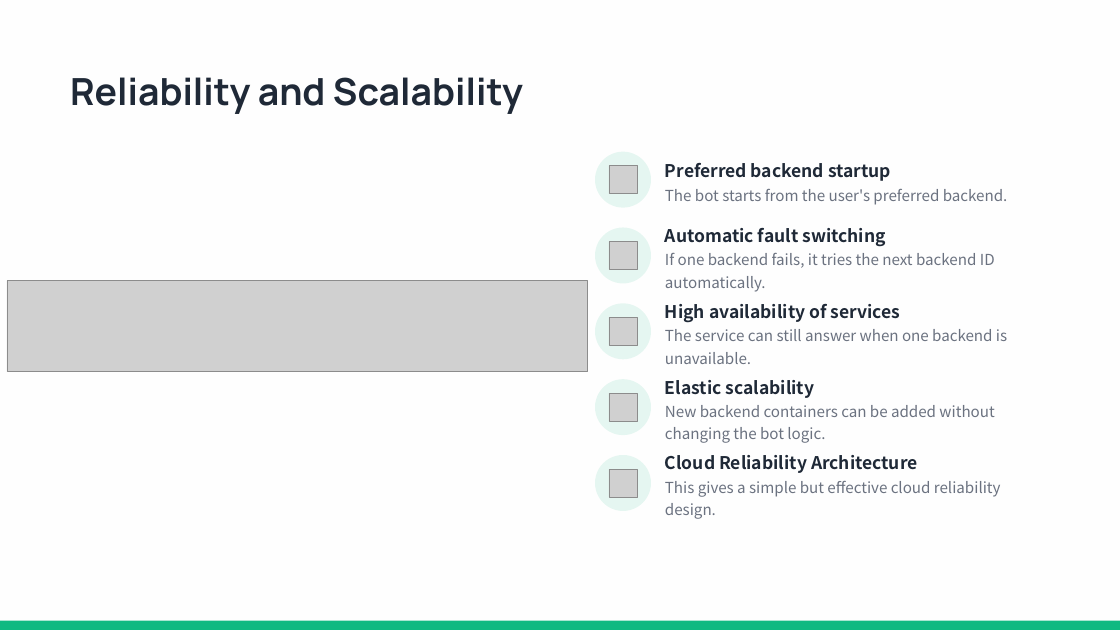
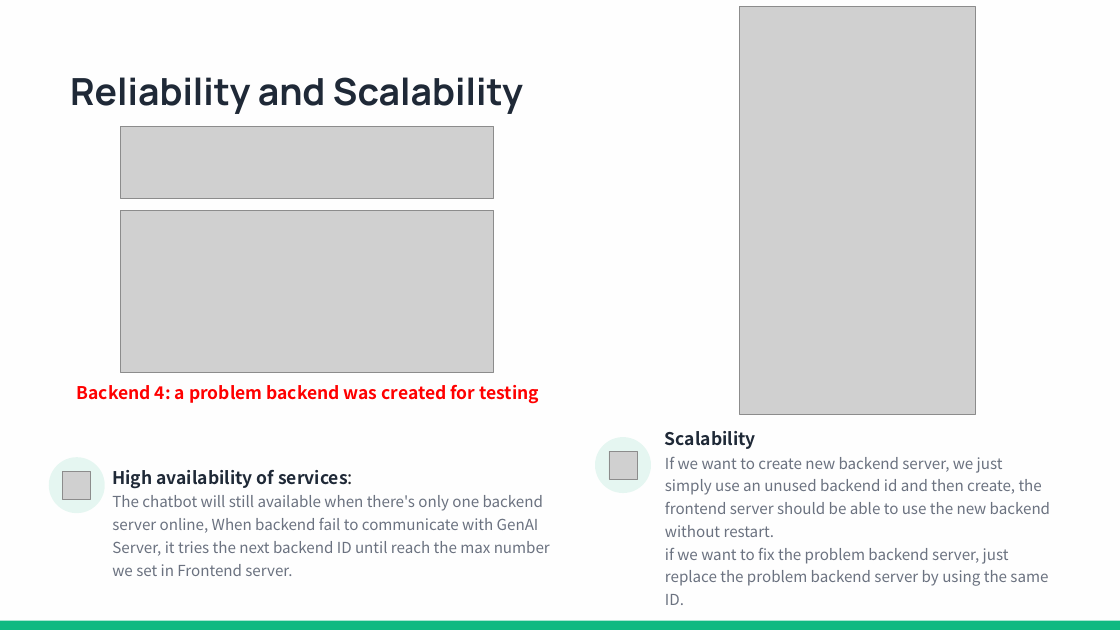
Before and after one commit to a757814283/comp_7940_gp, a slide deck: slide 6 of COMP 7940_GroupProject_GroupN_Slide.pptx. Drawn at 1120x630 pixels with LibreOffice and Linux fonts; fonts in the diff are those of the drawing; grey boxes stand for pictures; background and template pictures are left out. Boxes give left, top, right and bottom in pixels: in the first picture for what was removed or moved away, otherwise in the second. Text is boxed around its words. In the diff, an @@ line names an element or a change of style, - is before the commit and + after.

```diff
--- a/COMP 7940_GroupProject_GroupN_Slide.pptx
+++ b/COMP 7940_GroupProject_GroupN_Slide.pptx
@@ picture added at [739, 7, 975, 414] @@
@@ picture: place and size @@
-picture at [7, 281, 588, 371]
+picture at [121, 126, 494, 198]
@@ picture removed at [609, 166, 637, 193] @@
@@ text removed at [665, 163, 1008, 205] @@
-Preferred backend startup
-The bot starts from the user's preferred backend.
@@ picture added at [121, 211, 494, 372] @@
@@ ellipse removed at [595, 228, 651, 284] @@
@@ text removed at [665, 228, 995, 292] @@
-Automatic fault switching
-If one backend fails, it tries the next backend ID automatically.
@@ picture removed at [609, 242, 637, 270] @@
@@ ellipse removed at [595, 303, 651, 360] @@
@@ picture removed at [609, 318, 637, 345] @@
@@ text added at [77, 384, 539, 404], 15 pt, text #FF0000, bold @@
+Backend 4: a problem backend was created for testing
@@ picture removed at [609, 393, 637, 421] @@
@@ ellipse: place and size @@
-ellipse at [595, 379, 651, 435]
+ellipse at [595, 437, 651, 493]
@@ text at [665, 431, 1050, 605]: text changed @@
-Elastic scalability
-New backend containers can be added without changing the bot logic.
+Scalability
+If we want to create new backend server, we just simply use an unused backend id and then create, the frontend server should be able to use the new backend without restart.
+if we want to fix the problem backend server, just replace the problem backend server by using the same ID.
@@ ellipse: place and size @@
-ellipse at [595, 152, 651, 208]
+ellipse at [49, 457, 105, 513]
@@ picture added at [63, 471, 91, 499] @@
@@ text at [112, 470, 550, 576]: text changed @@
-High availability of services
-The service can still answer when one backend is unavailable.
+High availability of services:
+The chatbot will still available when there's only one backend server online, When backend fail to communicate with GenAI Server, it tries the next backend ID until reach the max number we set in Frontend server.
@@ ellipse removed at [595, 455, 651, 512] @@
@@ picture removed at [609, 469, 637, 497] @@
@@ picture added at [609, 451, 637, 479] @@
@@ text removed at [665, 455, 1001, 519] @@
-Cloud Reliability Architecture
-This gives a simple but effective cloud reliability design.
```
Also in this commit, not shown: 1 other slide changed, 1 slide added, 1 slide removed.
